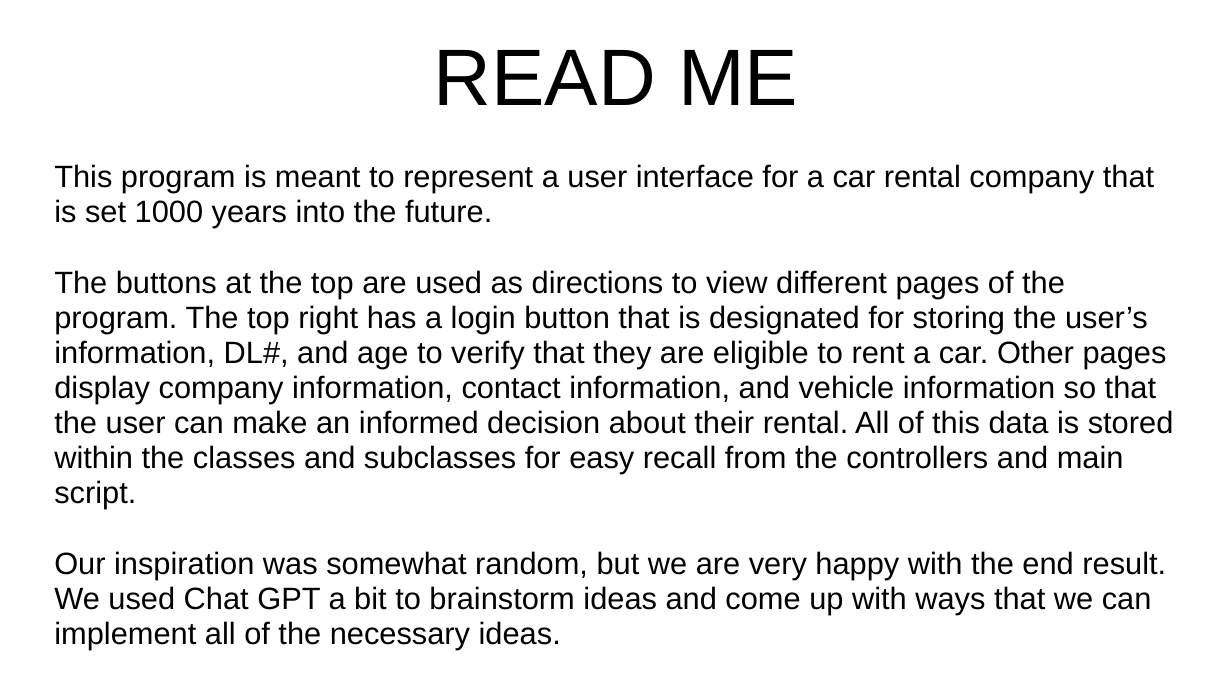
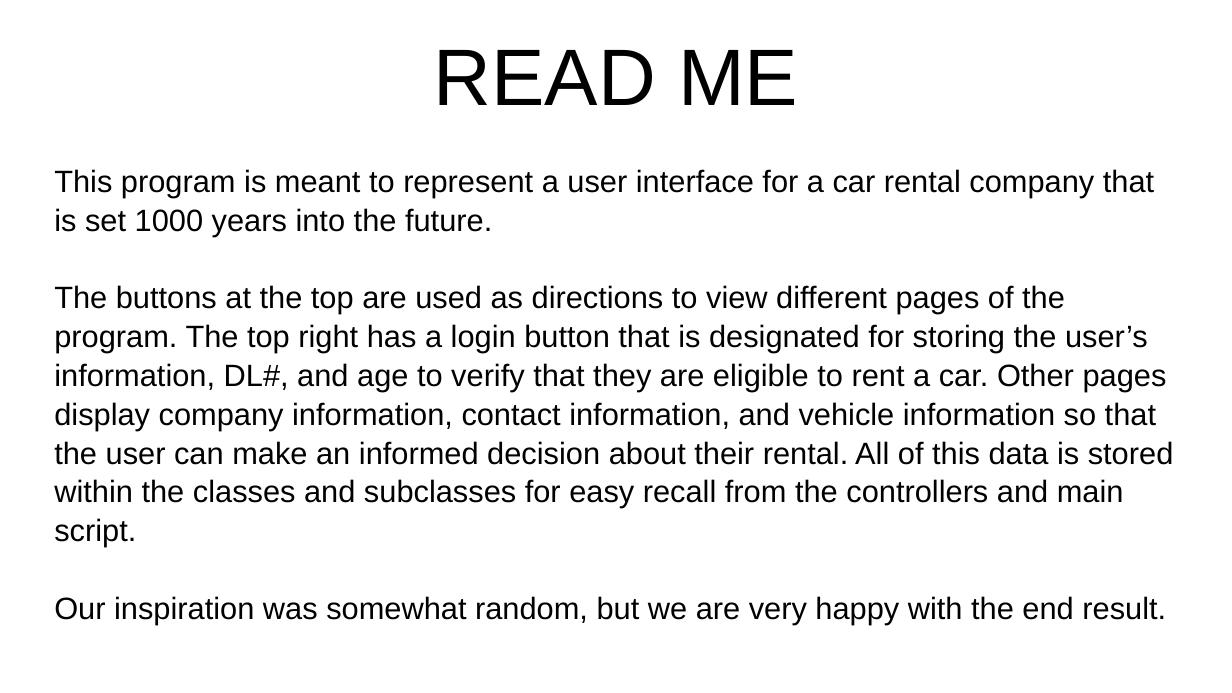
Before and after one commit to CS112-2564-Fall2024/finalproject-usb-4-0, a slide deck: slide 14 of src/main/resources/edu/miracosta/cs112/finalproject/finalproject/Wireframe (UD3).pptx. Drawn at 1232x693 pixels with LibreOffice and Linux fonts; fonts in the diff are those of the drawing. Boxes give left, top, right and bottom in pixels: in the first picture for what was removed or moved away, otherwise in the second. Text is boxed around its words. In the diff, an @@ line names an element or a change of style, - is before the commit and + after.

Commit message:
Commit(3:30am-12/9)-FullyCompletedUD3

```diff
--- a/src/main/resources/edu/miracosta/cs112/finalproject/finalproject/Wireframe (UD3).pptx
+++ b/src/main/resources/edu/miracosta/cs112/finalproject/finalproject/Wireframe (UD3).pptx
@@ subtitle at (54,169,1174,547): line spacing 0.95 to 1.05 @@
@@ subtitle at (54,596,1166,624): text changed @@
-Our inspiration was somewhat random, but we are very happy with the end result. We used Chat GPT a bit to brainstorm ideas and come up with ways that we can implement all of the necessary ideas.
+Our inspiration was somewhat random, but we are very happy with the end result.
```
